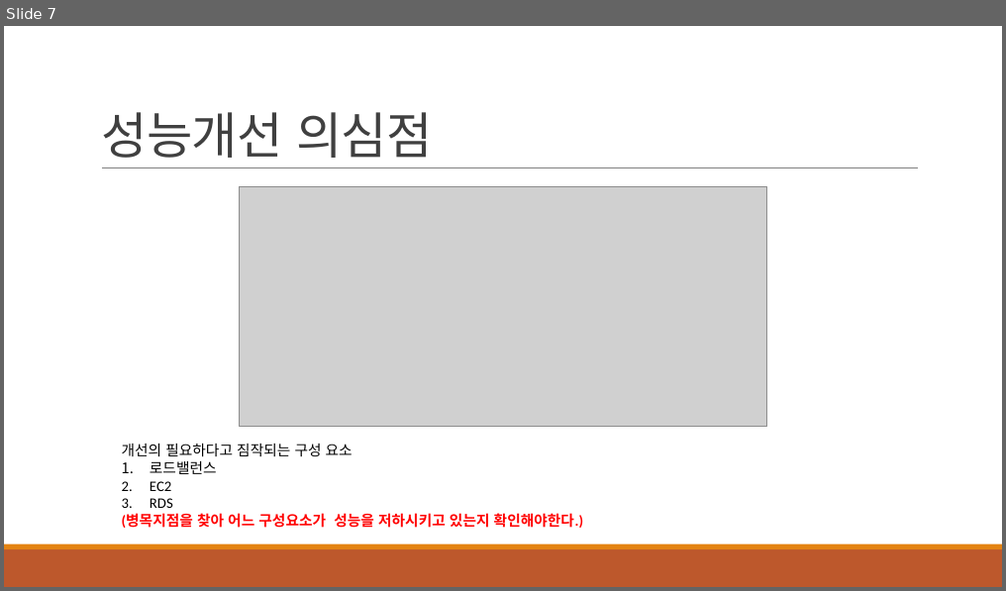
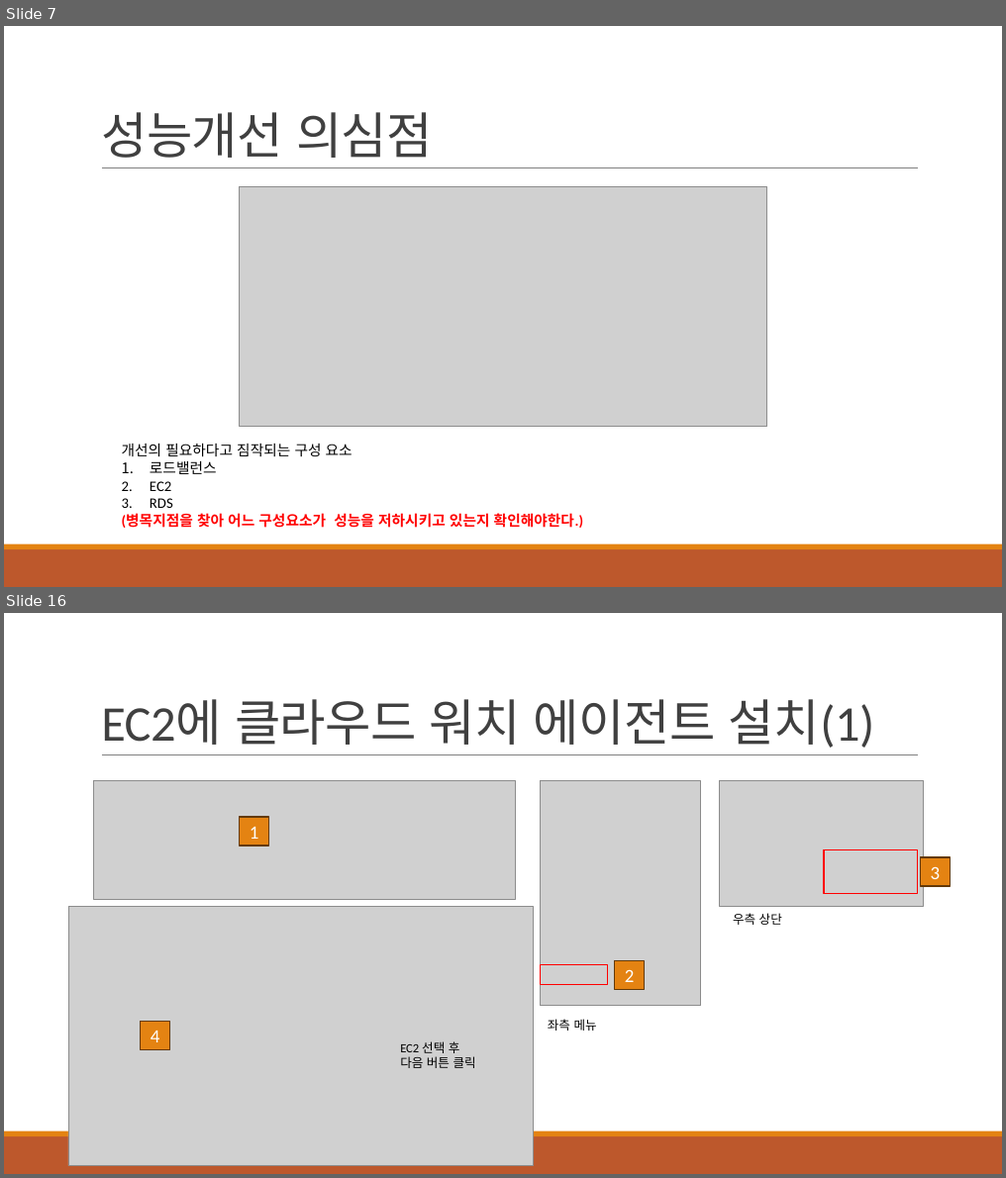
Before and after one commit to khb3025/study-load-test, a slide deck: ppt/3. 부하테스트 모니터 링.pptx. Shown one above the other, each under a label of ours: slide 7 before the commit, slides 7 and 16 after it; the slides between them are not shown. The pictures are 1006x591 and 1006x1178 pixels, drawn with LibreOffice and Linux fonts; fonts in the diff are those of the drawing; grey boxes stand for pictures. Boxes give left, top, right and bottom in pixels: in the first picture for what was removed or moved away, otherwise in the second. Text is boxed around its words. In the diff, an @@ line names an element or a change of style, - is before the commit and + after.

```diff
--- a/ppt/3. 부하테스트 모니터 링.pptx
+++ b/ppt/3. 부하테스트 모니터 링.pptx
@@ slide 16 added at [4,613,1002,1174], background #FFFFFF; not listed: 3 template elements that a slide beside it also shows @@
@@ title added at [101,699,874,748], 48 pt, text #404040 @@
+EC2에 클라우드 워치 에이전트 설치(1)
@@ picture added at [94,780,515,900] @@
@@ rectangle added at [239,817,269,846], fill #E48312, outline #643908 1.25 pt, 18 pt, text #FFFFFF @@
+1
@@ group added at [720,780,950,925]: 2 rectangles, 1 picture, 1 text @@
+우측 상단
+3
@@ picture added at [68,906,534,1167] @@
@@ rectangle added at [141,1022,170,1051], fill #E48312, outline #643908 1.25 pt, 18 pt, text #FFFFFF @@
+4
@@ group added at [540,780,701,1031]: 2 rectangles, 1 picture, 1 text @@
+2
+좌측 메뉴
@@ text added at [400,1042,476,1068], 12 pt, text #000000 @@
+EC2 선택 후
+다음 버튼 클릭
```
Also in this commit, not shown: 1 slide changed, 39 other slides added, 1 other file.
